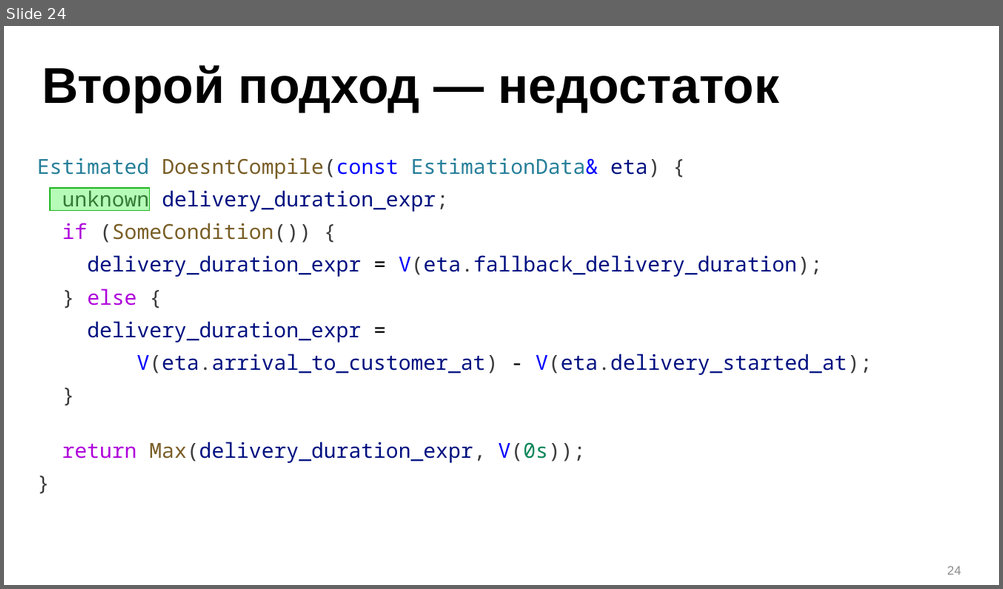
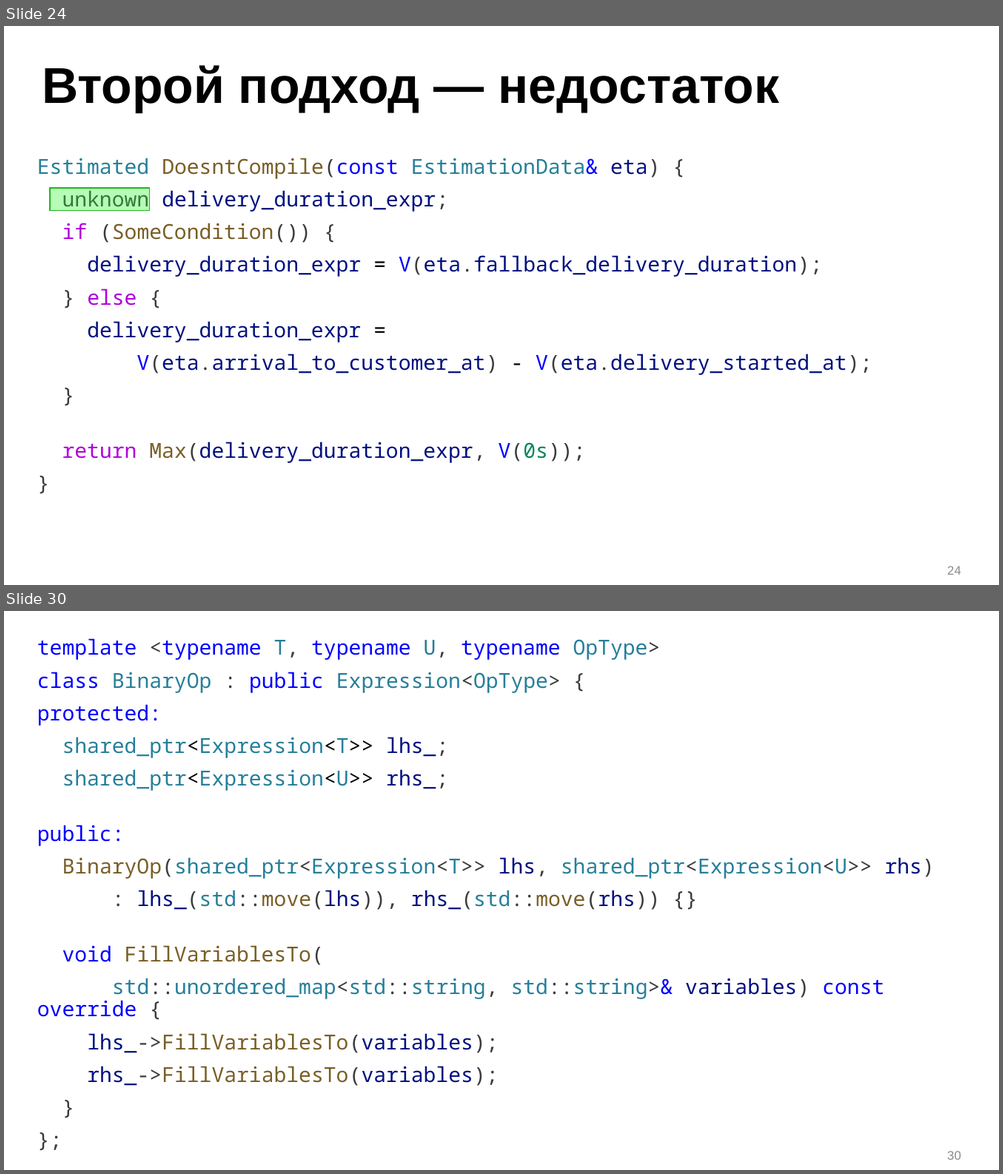
Before and after one commit to ishfb/zcc23, a slide deck: slides_new.pptx. Shown one above the other, each under a label of ours: slide 24 before the commit, slides 24 and 30 after it; the slides between them are not shown. The pictures are 1003x589 and 1003x1174 pixels, drawn with LibreOffice and Linux fonts; fonts in the diff are those of the drawing. Boxes give left, top, right and bottom in pixels: in the first picture for what was removed or moved away, otherwise in the second. Text is boxed around its words. In the diff, an @@ line names an element or a change of style, - is before the commit and + after.

```diff
--- a/slides_new.pptx
+++ b/slides_new.pptx
@@ slide 30 added at box(4, 611, 999, 1170), background #FFFFFF @@
@@ text added at box(37, 638, 934, 1086), 20 pt, text #267F99 @@
+template <typename T, typename U, typename OpType>
+class BinaryOp : public Expression<OpType> {
+protected:
+shared_ptr<Expression<T>> lhs_;
+shared_ptr<Expression<U>> rhs_;
+public:
+BinaryOp(shared_ptr<Expression<T>> lhs, shared_ptr<Expression<U>> rhs)
+: lhs_(std::move(lhs)), rhs_(std::move(rhs)) {}
+void FillVariablesTo(
+std::unordered_map<std::string, std::string>& variables) const override {
+lhs_->FillVariablesTo(variables);
+rhs_->FillVariablesTo(variables);
+}
+};
@@ page number added at box(947, 1151, 961, 1160), 12 pt, text #8C8C8C @@
+30
```
Also in this commit, not shown: 8 other slides added, 1 other file.
